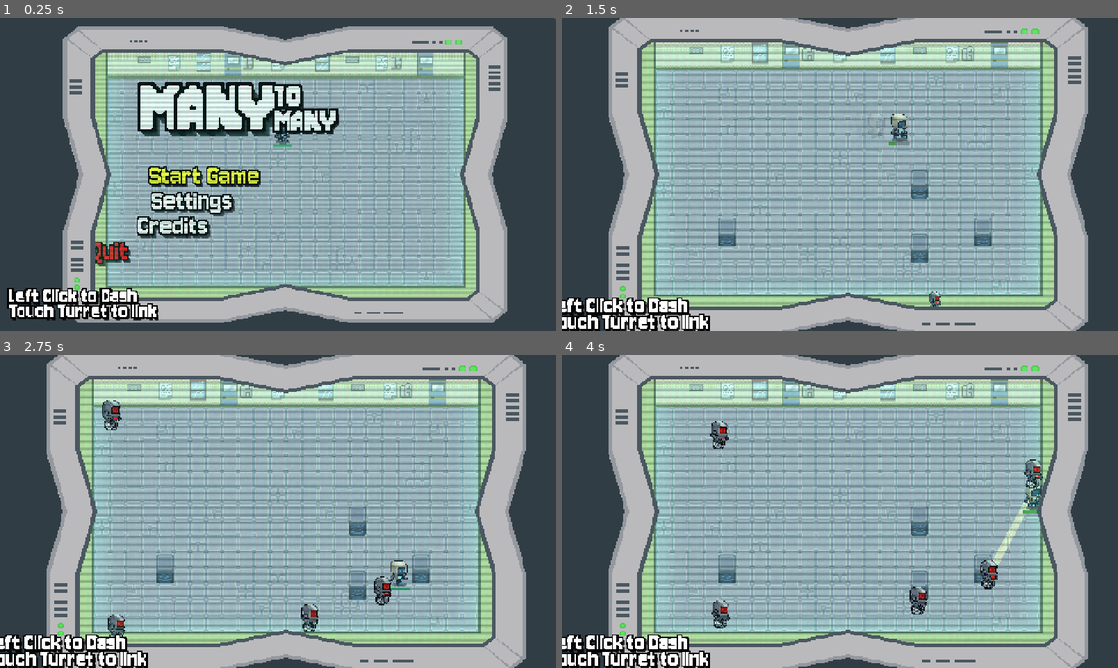
Above: before the commit, frames 1-4 (two rows, left to right).
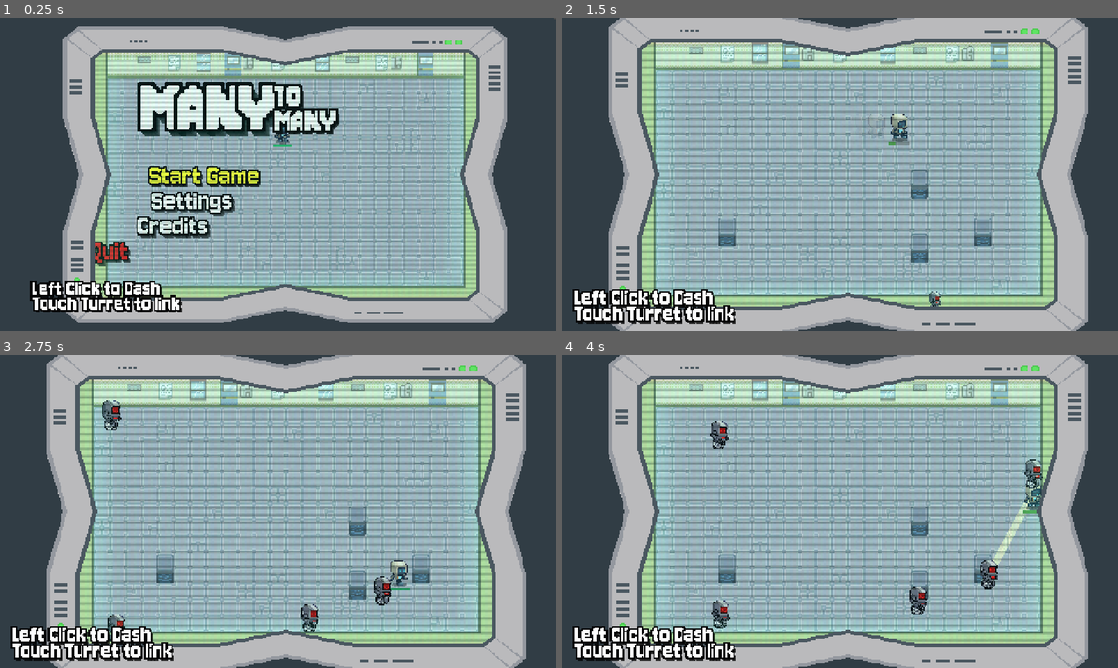
Above: after the commit, the same moments.

Repository: MaulIshak/gamedev-tv
Game: Godot game, scene res://scenes/gameplay.tscn
Same seed, same stepped clock (60 frames per second), same inputs: the game is played once before the commit and once after it. Sound files missing from this copy of the repository are replaced by a short silence.
Inputs (mouse positions are in pixels of both pictures, inside the frame that each line leads up to):
- Up to frame 1 (0.25 s): no input
- Up to frame 2 (1.5 s): click "Start Game" at 0.5 s; tap Enter at 1.25 s; move the mouse to (962, 158) at 1.27 s; hold D (move_right) from 1.28 s (still down); tap Shift (dash) at 1.35 s; click (962, 158) at 1.42 s
- Up to frame 3 (2.75 s): tap Enter at 2 s; move the mouse to (166, 527) at 2.02 s; release D (move_right) at 2.03 s; hold S (move_down) from 2.03 s (still down); tap Shift (dash) at 2.1 s
- Up to frame 4 (4 s): tap Enter at 2.75, 3.5 s; move the mouse to (895, 442) at 2.77 s; release S (move_down) at 2.78 s; hold D (move_right) 2.78-3.53 s; tap Shift (dash) at 2.85, 3.6 s; move the mouse to (812, 574) at 3.52 s; hold W (move_up) from 3.53 s (still down); click (812, 574) at 3.67 s

The runs differ from the first frame. In frame 1, 2.7% of the frame differs, in the area x 1-33%, y 84-97%; in frame 2, 2.8%, in the area x 0-32%, y 86-100%; in frame 3, 2.8%; in frame 4, 2.8%.

Commit message:
last perubaan

Diff:
--- a/scenes/gameplay.tscn
+++ b/scenes/gameplay.tscn
@@ -319,10 +319,10 @@
 
 [node name="Label2" type="Label" parent="." unique_id=2142846621]
 material = SubResource("ShaderMaterial_525vb")
-offset_left = -298.0
-offset_top = 159.0
-offset_right = -105.0
-offset_bottom = 200.3125
+offset_left = -273.0
+offset_top = 151.0
+offset_right = -80.0
+offset_bottom = 192.3125
 theme_override_constants/line_spacing = -8
 theme_override_constants/paragraph_spacing = -1
 theme_override_fonts/font = SubResource("FontVariation_25e7j")
